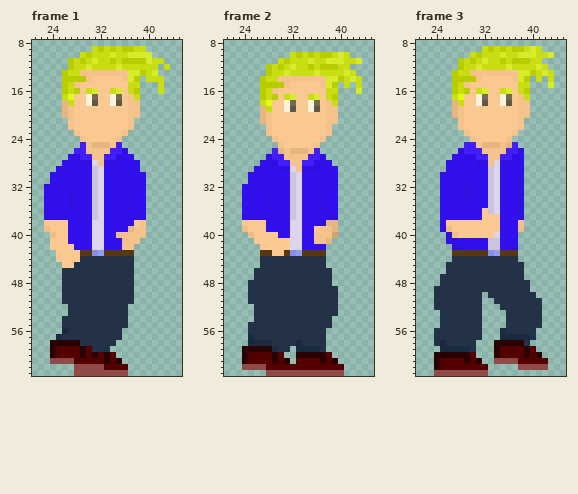
A pixel-art file gets an edit: Assets/art/MainCharacters/Liam/ATTEMPT3/Combat/liamBackL.aseprite. The picture above is the old version.
64x64 pixels, 5 frames. Colours within 5 levels of each other are drawn and written as one. Shown: frame 1: x 21..45, y 8..63; frame 2: x 21..45, y 8..63; frame 3: x 21..45, y 8..63. The commit also changed other frames, which this record leaves out.
New version:
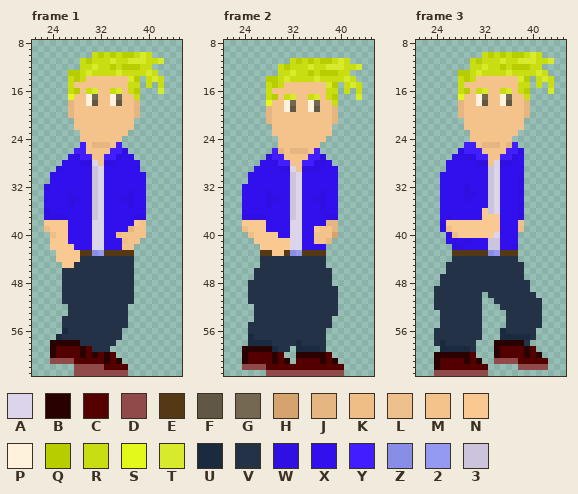
Palette (. is transparent): A #dcd4eb  B #2a0101  C #540000  D #914a4a  E #553814  F #605745  G #746850  H #d5a46e  J #e5b682  K #efbd86  L #eec08c  M #f4c38b  N #fac891  P #fef2dc  Q #b8cd00  R #c9dd13  S #e3f91c  T #d7eb2c  U #1a2a3f  V #233247  W #2f0fe1  X #320fed  Y #411dff  Z #888de6  2 #9499f1  3 #ccc3dd
Changes in this commit:
Frame 1:
y 9: x 31..39 RQRQRQQRR -> .........
y 10: x 29..30 RQ -> ..; x 32 R -> Q; x 34 T -> Q; x 36..38 RTT -> QQR; x 40 T -> R
y 11: x 27..31 QRQRT -> ..RQR; x 34 Q -> T; x 36..40 QQQQT -> RTTTR; x 42 R -> T
y 12: x 27..28 QR -> ..; x 30..31 TR -> RT; x 34..38 RTRRR -> QRQQQ; x 41 R -> .; x 43 R -> .
y 13: x 26..41 QRRMMMMMMMMTTQRT -> .QQRTRRRRTRRRRTR
y 14: x 26..27 QQ -> .R; x 29 Q -> R; x 31..35 NNNNN -> MMMMM; x 41 R -> T
y 15: x 26 Q -> .; x 29..36 NNNNNNNN -> MMMMMMMM; x 40 . -> R
y 16: x 26 Q -> .; x 29 N -> M; x 32..33 NN -> MM; x 36 N -> M; x 42 R -> T
y 17: x 26 R -> .; x 28..29 NN -> MM; x 32..33 NN -> MM; x 36 N -> M
y 18: x 26..29 JRNN -> .JMM; x 32..33 NN -> MM; x 36 N -> M; x 38 M -> J
y 19..20: x 26..36 JMNNNNNNNNN -> .JMMMMMMMMM; x 38 M -> J
y 21..22: x 27..36 MNNNNNNNNN -> .MMMMMMMMM
y 23: x 28..35 MNNNNNNN -> .MMMMMMM
y 24: x 30..34 NNNNN -> MMMMM
Frame 2:
y 10: x 32..41 RQRQRQQRTR -> ..........
y 11: x 30..31 RQ -> ..; x 33 R -> Q; x 35 T -> Q; x 37..39 RTT -> QQR; x 42..43 RT -> ..
y 12: x 28..32 QRQRT -> ..RQR; x 35 Q -> T; x 37..40 QQQR -> RTTT; x 42..43 .. -> RT
y 13: x 28..29 QR -> ..; x 31..32 TR -> RT; x 35..39 RTRRR -> QRQQQ; x 41..42 TR -> R.
y 14: x 27..43 QRRMMMMMMMMTTQRTR -> .QQRTRRRRTRRRRTR.
y 15: x 27..28 QQ -> .R; x 30 Q -> R; x 32..36 NNNNN -> MMMMM; x 42 . -> T
y 16: x 27 Q -> .; x 30..37 NNNNNNNN -> MMMMMMMM; x 41 . -> R; x 43 T -> R
y 17: x 27 Q -> .; x 30 N -> M; x 33..34 NN -> MM; x 37 N -> M; x 43 . -> T
y 18: x 27 R -> .; x 29..30 NN -> MM; x 33..34 NN -> MM; x 37 N -> M
y 19: x 27..30 JRNN -> .JMM; x 33..34 NN -> MM; x 37 N -> M; x 39 M -> J
y 20..21: x 27..37 JMNNNNNNNNN -> .JMMMMMMMMM; x 39 M -> J
y 22..23: x 28..37 MNNNNNNNNN -> .MMMMMMMMM
y 24: x 29..36 MNNNNNNN -> .MMMMMMM
y 25: x 31..35 NNNNN -> MMMMM
Frame 3:
y 9: x 32..41 RQRQRQQRTR -> ..........
y 10: x 30..31 RQ -> ..; x 33 R -> Q; x 35 T -> Q; x 37..39 RTT -> QQR; x 42..43 RT -> ..
y 11: x 28..32 QRQRT -> ..RQR; x 35 Q -> T; x 37..40 QQQR -> RTTT; x 42..43 .. -> RT
y 12: x 28..29 QR -> ..; x 31..32 TR -> RT; x 35..39 RTRRR -> QRQQQ; x 41..42 TR -> R.
y 13: x 27..43 QRRMMMMMMMMTTQRTR -> .QQRTRRRRTRRRRTR.
y 14: x 27..28 QQ -> .R; x 30 Q -> R; x 32..36 NNNNN -> MMMMM; x 42 . -> T
y 15: x 27 Q -> .; x 30..37 NNNNNNNN -> MMMMMMMM; x 41 . -> R; x 43 T -> R
y 16: x 27 Q -> .; x 30 N -> M; x 33..34 NN -> MM; x 37 N -> M; x 43 . -> T
y 17: x 27 R -> .; x 29..30 NN -> MM; x 33..34 NN -> MM; x 37 N -> M
y 18: x 27..30 JRNN -> .JMM; x 33..34 NN -> MM; x 37 N -> M; x 39 M -> J
y 19..20: x 27..37 JMNNNNNNNNN -> .JMMMMMMMMM; x 39 M -> J
y 21..22: x 28..37 MNNNNNNNNN -> .MMMMMMMMM
y 23: x 29..36 MNNNNNNN -> .MMMMMMM
y 24: x 31..35 NNNNN -> MMMMM
Pixel boxes of the changes (left, top, right, bottom) in both pictures:
changed: (62, 46, 170, 142)
changed: (260, 52, 362, 148)
changed: (452, 46, 554, 142)
